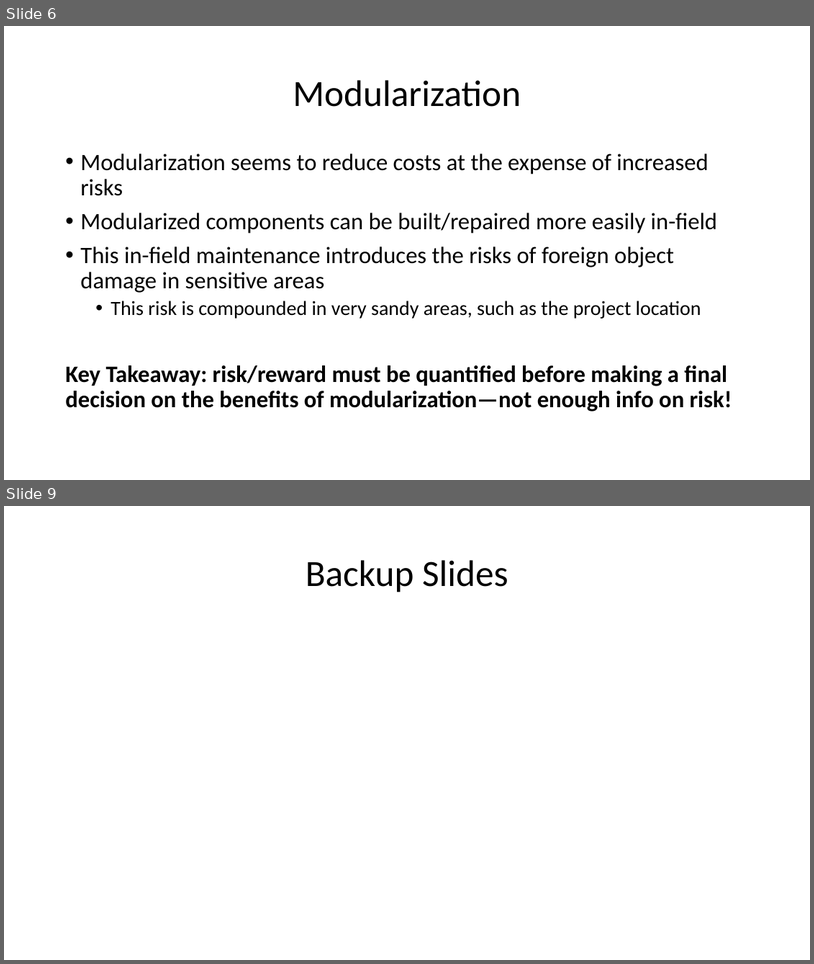
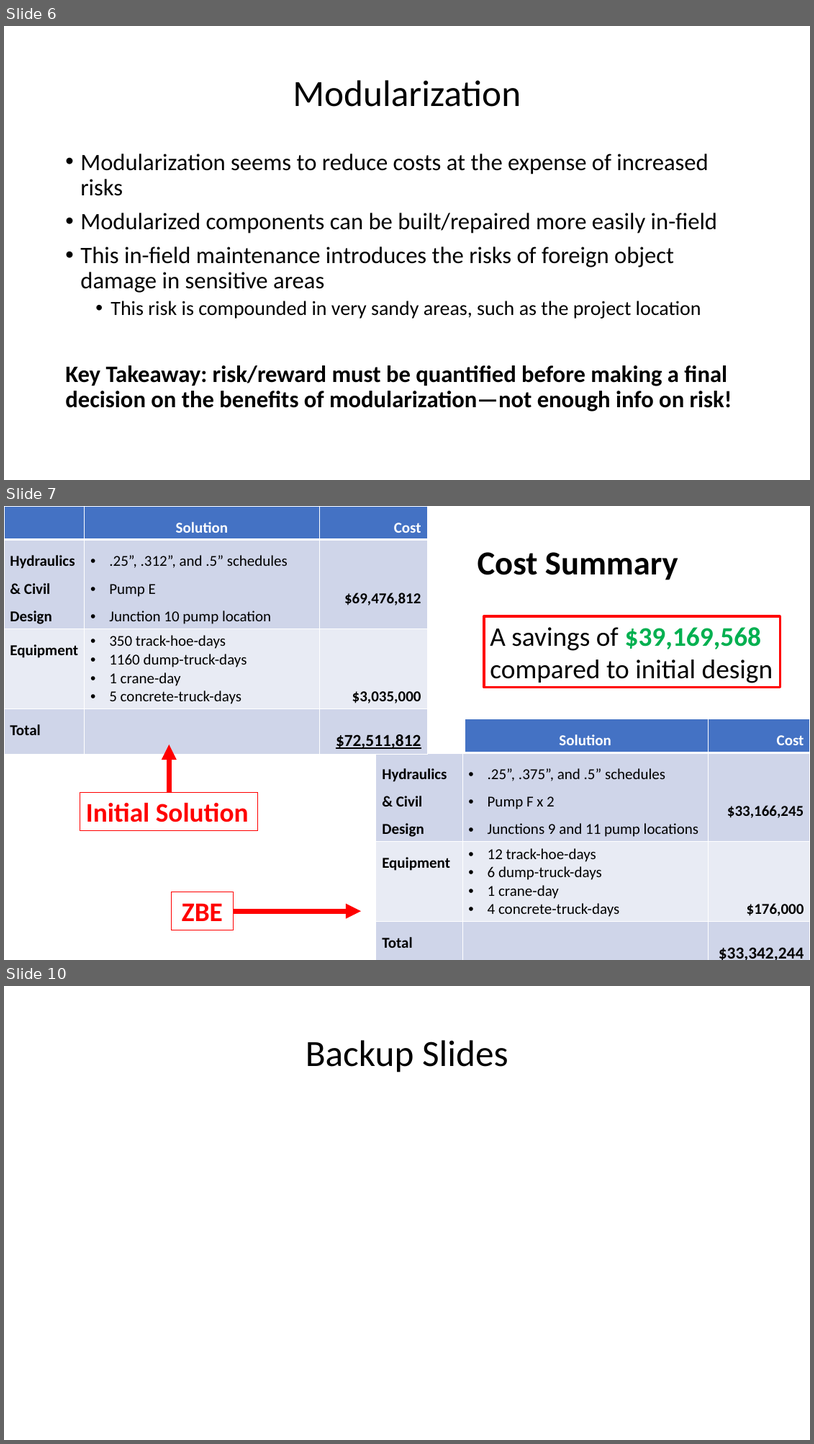
Before and after one commit to jamar1391/hello-world, a slide deck: dev/fluor/The AquaDucks/The AquaDucks Presentation.pptx. Shown one above the other, each under a label of ours: slides 6 and 9 before the commit, slides 6, 7 and 10 after it; the slides between them are not shown. The pictures are 814x964 and 814x1444 pixels, drawn with LibreOffice and Linux fonts; fonts in the diff are those of the drawing. Boxes give left, top, right and bottom in pixels: in the first picture for what was removed or moved away, otherwise in the second. Text is boxed around its words. In the diff, an @@ line names an element or a change of style, - is before the commit and + after.

```diff
--- a/dev/fluor/The AquaDucks/The AquaDucks Presentation.pptx
+++ b/dev/fluor/The AquaDucks/The AquaDucks Presentation.pptx
@@ slide 7 added at <box>4,506,810,960</box>, background #FFFFFF @@
@@ table added at <box>4,506,428,752</box>, 4 rows, 3 columns @@
+ | Solution | Cost
+Hydraulics & Civil Design | .25”, .312”, and .5” schedules / Pump E / Junction 10 pump location | $69,476,812
+Equipment | 350 track-hoe-days / 1160 dump-truck-days / 1 crane-day / 5 concrete-truck-days | $3,035,000
+Total |  | $72,511,812
@@ text added at <box>478,552,679,580</box>, 40 pt, text #000000, bold @@
+Cost Summary
@@ rectangle added at <box>484,616,781,687</box>, outline #FF0000 3 pt, 32 pt, text #000000 @@
+A savings of $39,169,568 compared to initial design
@@ rectangle added at <box>362,715,466,752</box>, fill #FFFFFF, outline #FFFFFF 1 pt @@
@@ table added at <box>376,718,810,960</box>, 4 rows, 3 columns @@
+ | Solution | Cost
+Hydraulics & Civil Design | .25”, .375”, and .5” schedules / Pump F x 2 / Junctions 9 and 11 pump locations | $33,166,245
+Equipment | 12 track-hoe-days / 6 dump-truck-days / 1 crane-day / 4 concrete-truck-days | $176,000
+Total |  | $33,342,244
@@ arrow added from (169, 792) to (169, 744), #FF0000 6 pt @@
@@ rectangle added at <box>80,792,259,831</box>, outline #FF0000 0.75 pt, 32 pt, text #FF0000, bold @@
+Initial Solution
@@ rectangle added at <box>172,891,234,930</box>, outline #FF0000 0.75 pt, 32 pt, text #FF0000, bold @@
+ZBE
@@ arrow added from (233, 911) to (362, 911), #FF0000 6 pt @@
@@ what was slide 9 is now slide 10 @@
```
Also in this commit, not shown: 3 slides changed, 1 other slide added, 1 slide removed, 8 other files.
